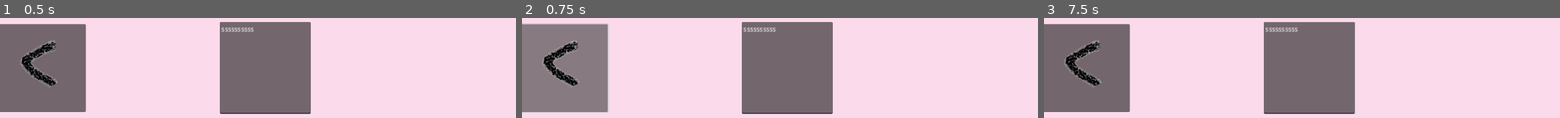
Above: before the commit, frames 1-3 (left to right).
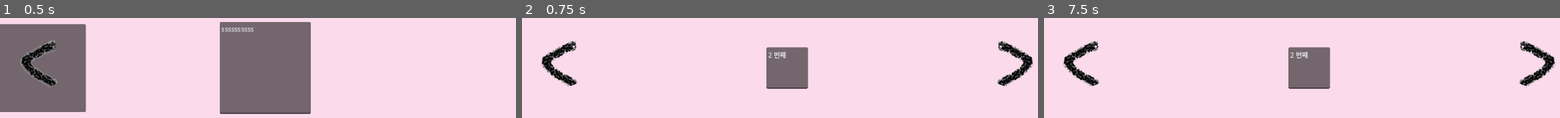
Above: after the commit, the same moments.

Repository: imminseohoe/escape
Game: Godot game, scene res://node_2d.tscn
The game is run twice, just before and just after one commit, with the same random seed, the same clock (stepped at 60 frames per second) and the same inputs.
Inputs (mouse positions are in pixels of both pictures, inside the frame that each line leads up to):
- Up to frame 1 (0.5 s): no input
- Up to frame 2 (0.75 s): click (563, 68) at 0.5 s
- Up to frame 3 (7.5 s): click (1085, 68) at 1.27 s; click (1085, 68) at 2.02 s; tap Enter at 2.75, 4.25, 5.75 s; move the mouse to (1425, 53) at 2.77 s; click (1425, 53) at 2.92 s; tap Space at 3.5, 5, 6.5 s; move the mouse to (1203, 83) at 3.52 s; click (1203, 83) at 3.67 s; move the mouse to (outside the picture) at 4.27 s; click (outside the picture) at 4.42 s; move the mouse to (outside the picture) at 5.02 s; click (outside the picture) at 5.17 s; move the mouse to (1467, 112) at 5.77 s; click (1467, 112) at 5.92 s; move the mouse to (1152, 23) at 6.52 s; click (1152, 23) at 6.67 s; move the mouse to (1338, 68) at 7.27 s; click (1338, 68) at 7.42 s

Frame 1 is identical in both runs. In frame 2, 29% of the frame differs, in the area x 0-100%, y 3-97%; in frame 3, 29%.
Error before the commit: Invalid call. Nonexistent function 'change_scene' in base 'SceneTree'. (res://main.gd:10)

Commit message:
씬넘어가는거 고침

Diff:
--- a/main.gd
+++ b/main.gd
@@ -7,4 +7,4 @@
 	pass
 
 func _on_button_pressed():
-	get_tree().change_scene("res://main1.tscn")
+	get_tree().change_scene_to_file("res://main_2.tscn")
--- a/main_2.tscn
+++ b/main_2.tscn
@@ -6,7 +6,6 @@
 
 [node name="ColorRect" type="ColorRect" parent="."]
 custom_minimum_size = Vector2(100, 100)
-anchors_preset = -1
 offset_left = -5.0
 offset_top = -3.0
 offset_right = 1283.0
--- a/node_2d.tscn
+++ b/node_2d.tscn
@@ -9,7 +9,6 @@
 
 [node name="wallpaper" type="ColorRect" parent="."]
 custom_minimum_size = Vector2(100, 100)
-anchors_preset = -1
 offset_left = -5.0
 offset_top = -3.0
 offset_right = 1283.0
